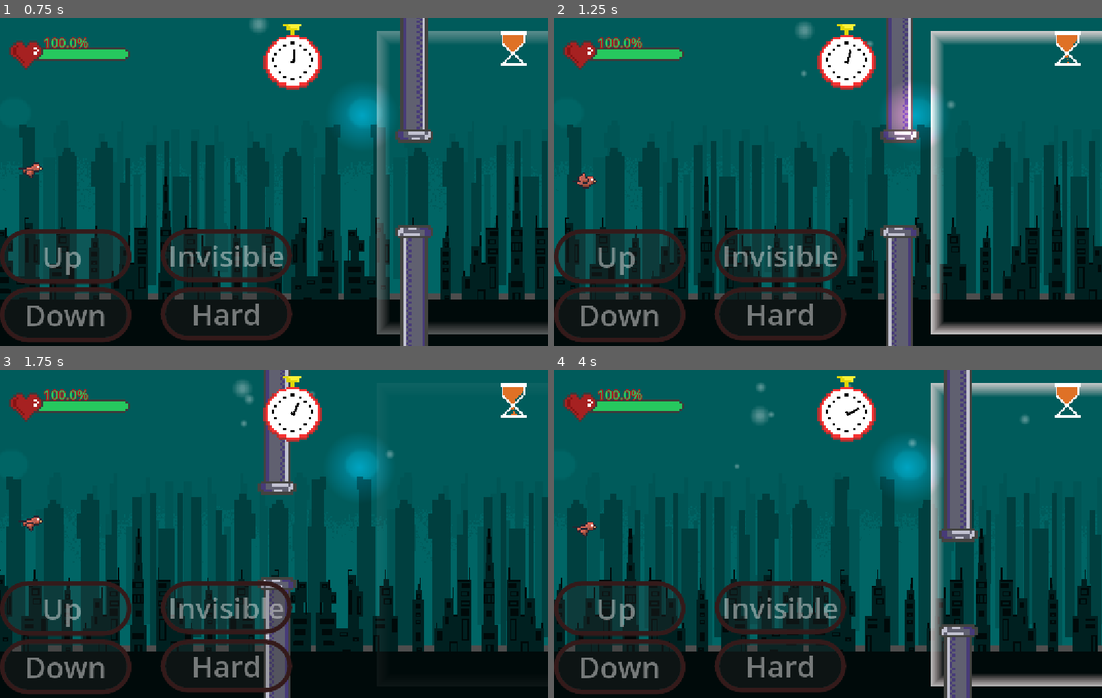
Above: before the commit, frames 1-4 (two rows, left to right).
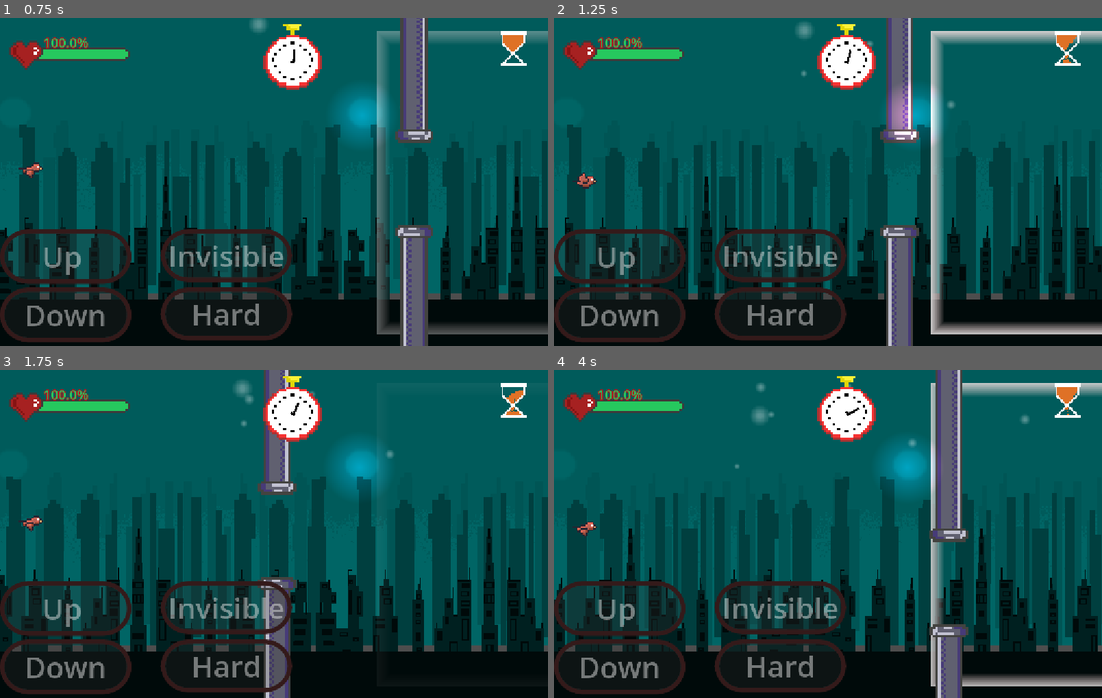
Above: after the commit, the same moments.

Repository: ItzAshmit/Inverse-flappy-bird
Game: Godot game, scene res://Scenes/levels/level6.tscn
Same seed, same stepped clock (60 frames per second), same inputs: the game is played once before the commit and once after it. This scene is started directly instead of the project's main scene.
Inputs (mouse positions are in pixels of both pictures, inside the frame that each line leads up to):
- Up to frame 1 (0.75 s): move the mouse to (421, 185) at 0.52 s; click (421, 185) at 0.67 s
- Up to frame 2 (1.25 s): no input
- Up to frame 3 (1.75 s): move the mouse to (164, 550) at 1.27 s; click (164, 550) at 1.42 s
- Up to frame 4 (4 s): move the mouse to (882, 461) at 2.02 s; click (882, 461) at 2.17 s; move the mouse to (800, 599) at 2.77 s; click (800, 599) at 2.92 s; move the mouse to (992, 583) at 3.52 s; click (992, 583) at 3.67 s

Frame 1 is identical in both runs. In frame 2, less than 0.1% of the frame differs, in the area x 92-96%, y 5-14%; in frame 3, 0.1%; in frame 4, 4.3%, in the area x 68-96%, y 0-100%.

Commit message:
fixed somethings

Diff:
--- a/Scenes/levels/level6.tscn
+++ b/Scenes/levels/level6.tscn
@@ -9,6 +9,6 @@
 modulate = Color(0, 0.47221, 0.4722134, 1)
 
 [node name="PipeSpawner" parent="Timer" parent_id_path=PackedInt32Array(99128431) index="0" unique_id=1410041825]
-wait_time = 3.0
+wait_time = 1.5
 
 [node name="bird" parent="BirdParent" parent_id_path=PackedInt32Array(1120941888) index="0" unique_id=1757279582 instance=ExtResource("2_cyurg")]
--- a/Scripts/birds/bird.gd
+++ b/Scripts/birds/bird.gd
@@ -19,6 +19,16 @@
 var birddown = preload("res://Assets/Flappy Bird Assets/Birddown.png")
 
 signal bird_died
+
+func becomeInvisible():
+	if($Timer.time_left > 0 or  modulate.a < 1): return
+	var tween = create_tween()
+	tween.tween_property(self, "modulate:a", 0.0, 1.0)
+	$Timer.start()
+
+func becomeVisible():
+	var tween = create_tween()
+	tween.tween_property(self, "modulate:a", 1.0, 1.0)
 
 func teleport():
 	$CollisionShape2D.disabled = true
@@ -86,7 +96,8 @@
 	if global_position.y > 430 and health > 0:
 		goingdown = false
 		jump()
-
+	if(health <= 2*maxhealth/3 and $Timer.time_left==0 and(level==10 or level == 11 or level>15)):
+		becomeInvisible()
 	if($Teleport_timer.time_left==0 and(level==12 or level == 13 or level>15)):
 		velocity.x = 0
 		if(pipes.get_child_count()!=0):
